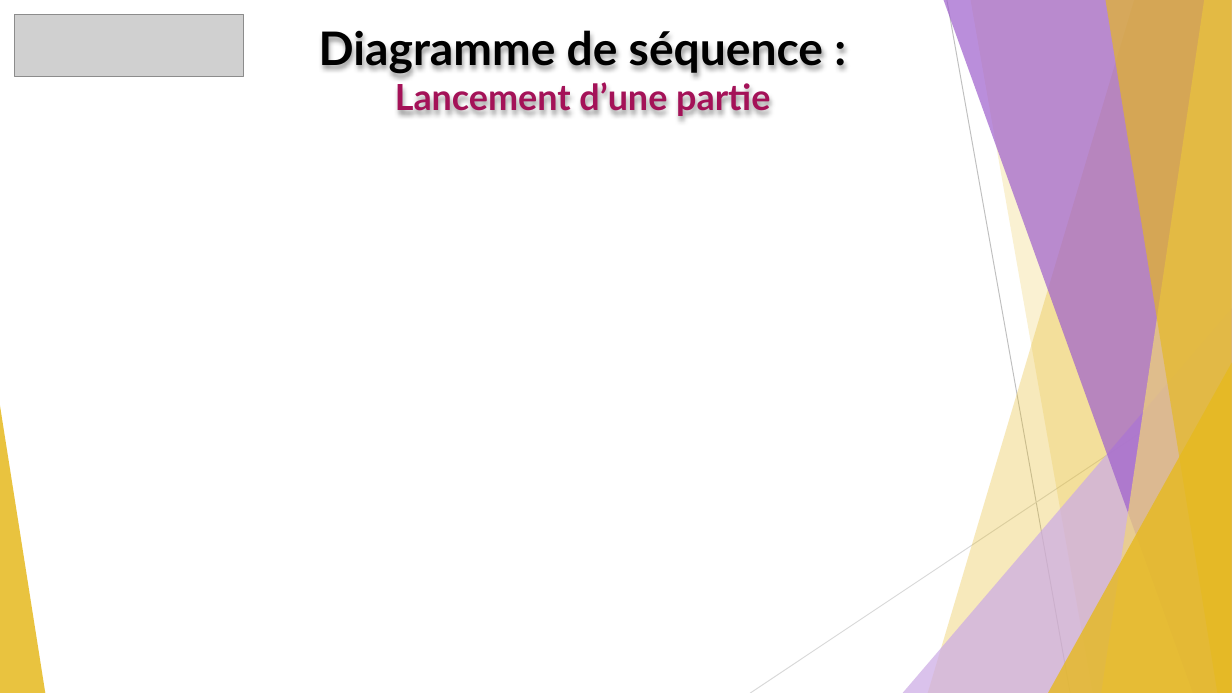
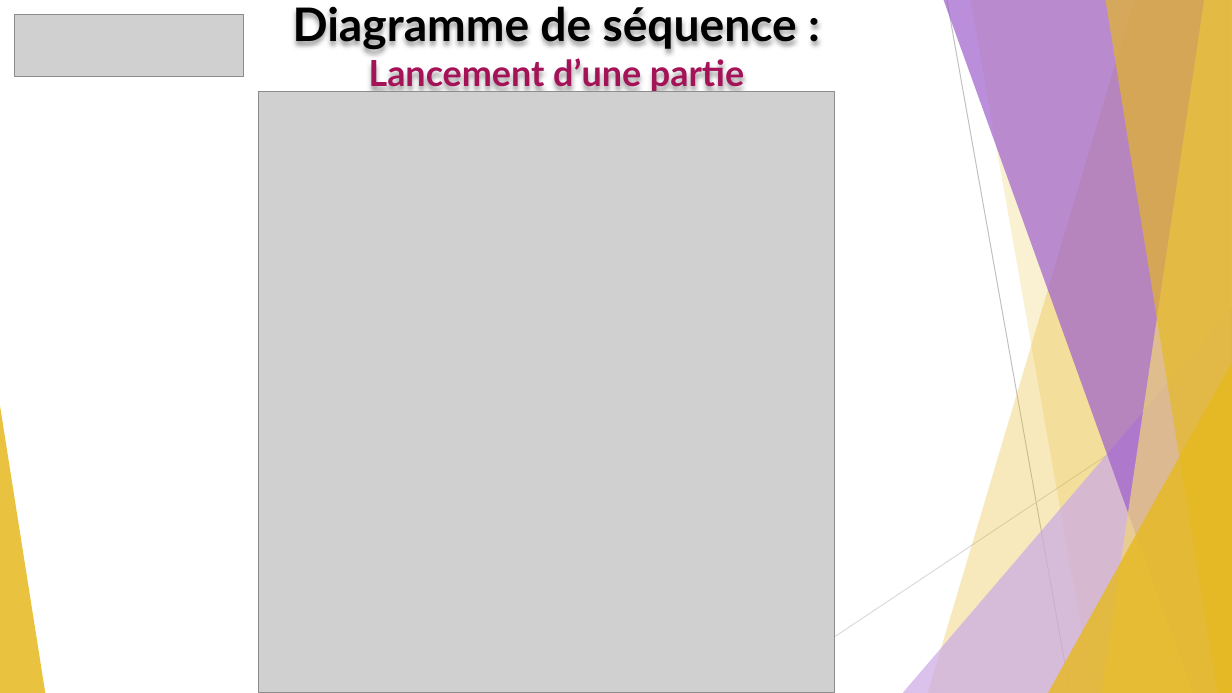
Before and after one commit to GuiguiMvn/Systeme-Escape-Game-Telethon, a slide deck: slide 7 of Nathan/Compte-rendus/REVUE-R2-GUIGAND-SFL6.pptx. Drawn at 1232x693 pixels with LibreOffice and Linux fonts; fonts in the diff are those of the drawing; grey boxes stand for pictures. Boxes give left, top, right and bottom in pixels: in the first picture for what was removed or moved away, otherwise in the second. Text is boxed around its words. In the diff, an @@ line names an element or a change of style, - is before the commit and + after.

```diff
--- a/Nathan/Compte-rendus/REVUE-R2-GUIGAND-SFL6.pptx
+++ b/Nathan/Compte-rendus/REVUE-R2-GUIGAND-SFL6.pptx
@@ text "Diagramme de séquence : Lancement ...": place and size @@
-text "Diagramme de séquence : Lancement ..." at box(319, 30, 823, 116)
+text "Diagramme de séquence : Lancement ..." at box(293, 6, 797, 92)
@@ picture added at box(259, 91, 836, 693) @@
```
Also in this commit, not shown: 1 other slide changed, 1 slide added, 2 other files.
